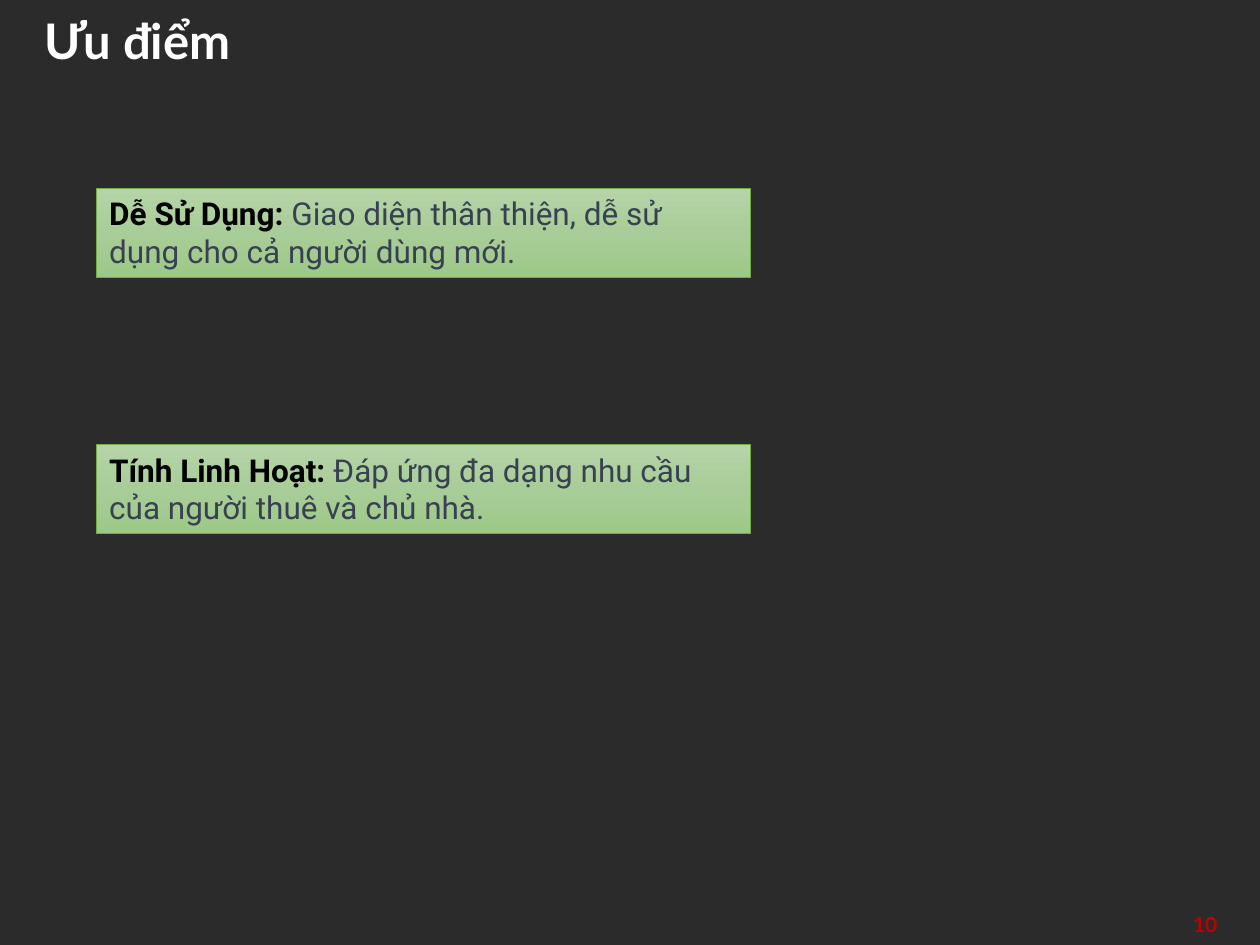
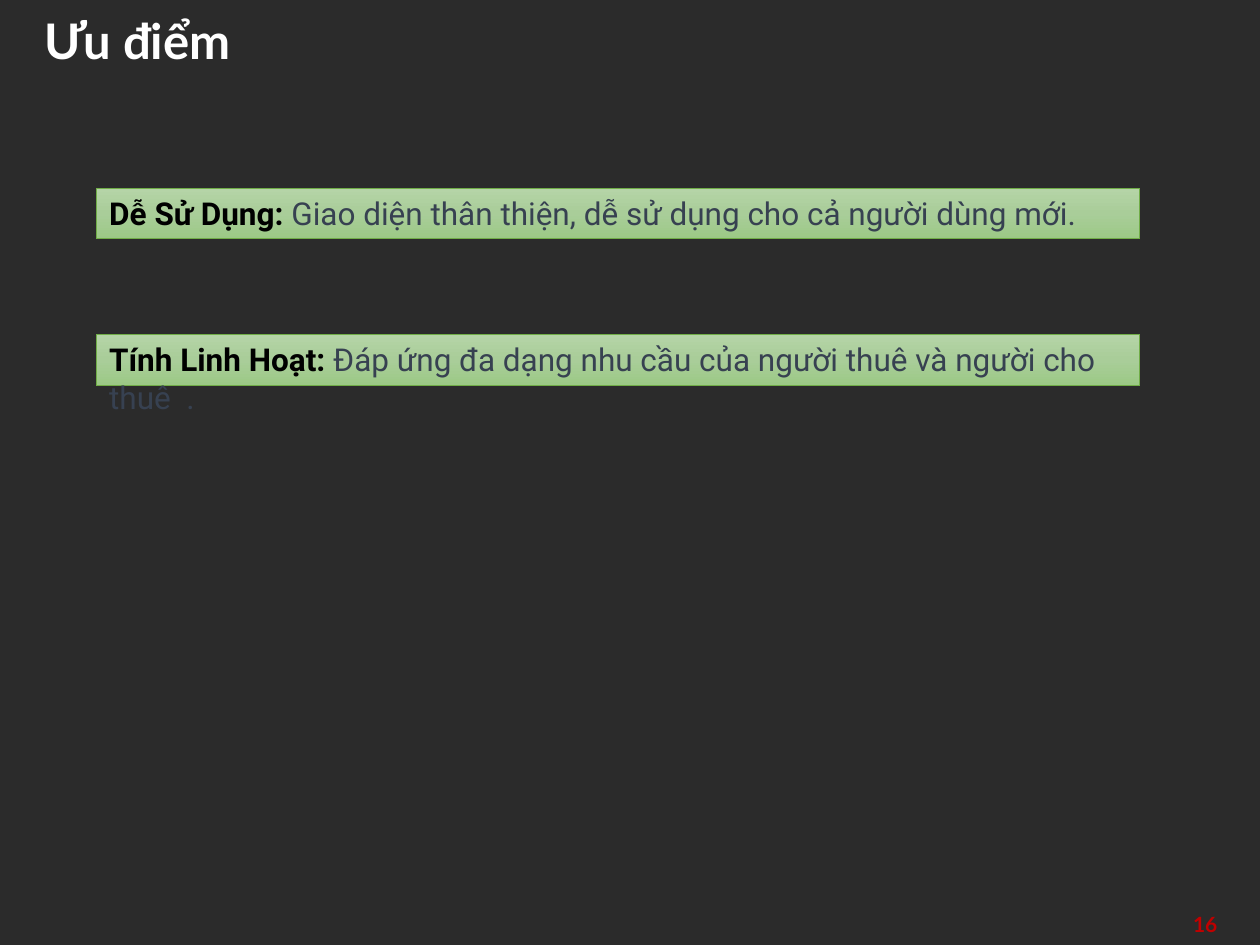
Before and after one commit to doanphung0402/timnhanhanh, a slide deck: slide 16 of report/soict_datn.pptx (slide 10 before the commit). Drawn at 1260x945 pixels with LibreOffice and Linux fonts; fonts in the diff are those of the drawing; background and template pictures are left out; a plain dark background stands for a picture behind light text. Boxes give left, top, right and bottom in pixels: in the first picture for what was removed or moved away, otherwise in the second. Text is boxed around its words. In the diff, an @@ line names an element or a change of style, - is before the commit and + after.

```diff
--- a/report/soict_datn.pptx
+++ b/report/soict_datn.pptx
@@ rectangle "Dễ Sử Dụng: Giao diện ..." resized from (x1=97, y1=188, x2=751, y2=277) to (x1=97, y1=188, x2=1140, y2=238) @@
@@ rectangle "Tính Linh Hoạt: Đáp ứng ..." resized from (x1=97, y1=445, x2=751, y2=534) to (x1=97, y1=334, x2=1140, y2=384) @@
@@ text in rectangle at (x1=109, y1=345, x2=1095, y2=386): text changed @@
-Tính Linh Hoạt: Đáp ứng đa dạng nhu cầu của người thuê và chủ nhà.
+Tính Linh Hoạt: Đáp ứng đa dạng nhu cầu của người thuê và người cho thuê .
@@ page number at (x1=1193, y1=917, x2=1217, y2=932): text changed @@
-10
+16
```
Also in this commit, not shown: 8 other slides changed, 7 slides added, 4 slides removed, 22 other files.
